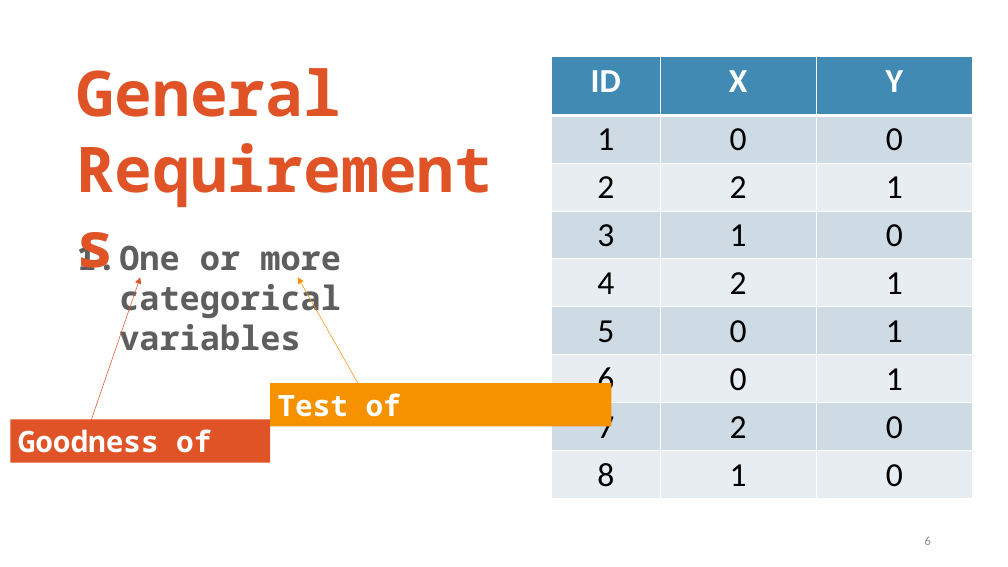
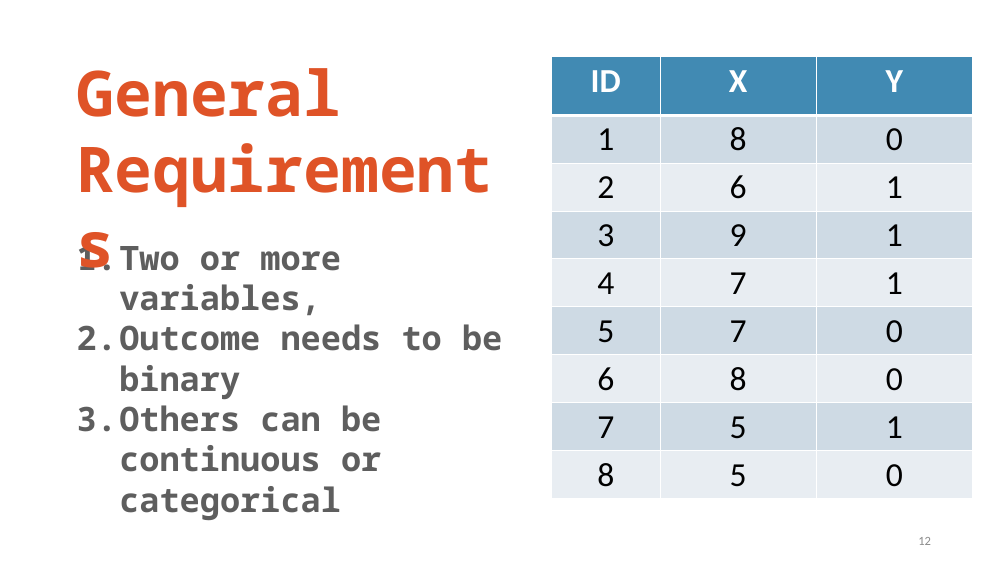
Before and after one commit to TysonStanley/EDU-6050, a slide deck: slide 12 of Slides/11_EDUC_6050_2018.pptx (slide 6 before the commit). Drawn at 1008x567 pixels with LibreOffice and Linux fonts; fonts in the diff are those of the drawing. Boxes give left, top, right and bottom in pixels: in the first picture for what was removed or moved away, otherwise in the second. Text is boxed around its words. In the diff, an @@ line names an element or a change of style, - is before the commit and + after.

```diff
--- a/Slides/11_EDUC_6050_2018.pptx
+++ b/Slides/11_EDUC_6050_2018.pptx
@@ table at (x1=552, y1=57, x2=973, y2=498) @@
-row 2, column 2: 0
+row 2, column 2: 8
-row 3, column 2: 2
+row 3, column 2: 6
-row 4, column 2: 1
+row 4, column 2: 9
-row 4, column 3: 0
+row 4, column 3: 1
-row 5, column 2: 2
+row 5, column 2: 7
-row 6, column 2: 0
+row 6, column 2: 7
-row 6, column 3: 1
+row 6, column 3: 0
-row 7, column 2: 0
+row 7, column 2: 8
-row 7, column 3: 1
+row 7, column 3: 0
-row 8, column 2: 2
+row 8, column 2: 5
-row 8, column 3: 0
+row 8, column 3: 1
-row 9, column 2: 1
+row 9, column 2: 5
@@ text at (x1=77, y1=238, x2=502, y2=520): text changed @@
-1. One or more categorical variables
+1. Two or more variables,
+2. Outcome needs to be binary
+3. Others can be continuous or categorical
@@ arrow removed from (91, 420) to (141, 278) @@
@@ arrow removed from (362, 391) to (298, 278) @@
@@ rectangle removed at (x1=270, y1=383, x2=611, y2=426) @@
-Test of Independence
@@ rectangle removed at (x1=11, y1=420, x2=271, y2=463) @@
-Goodness of Fit
@@ page number at (x1=918, y1=537, x2=931, y2=545): text changed @@
-6
+12
```
Also in this commit, not shown: 10 other slides changed, 37 slides added, 8 slides removed, 3 other files.
